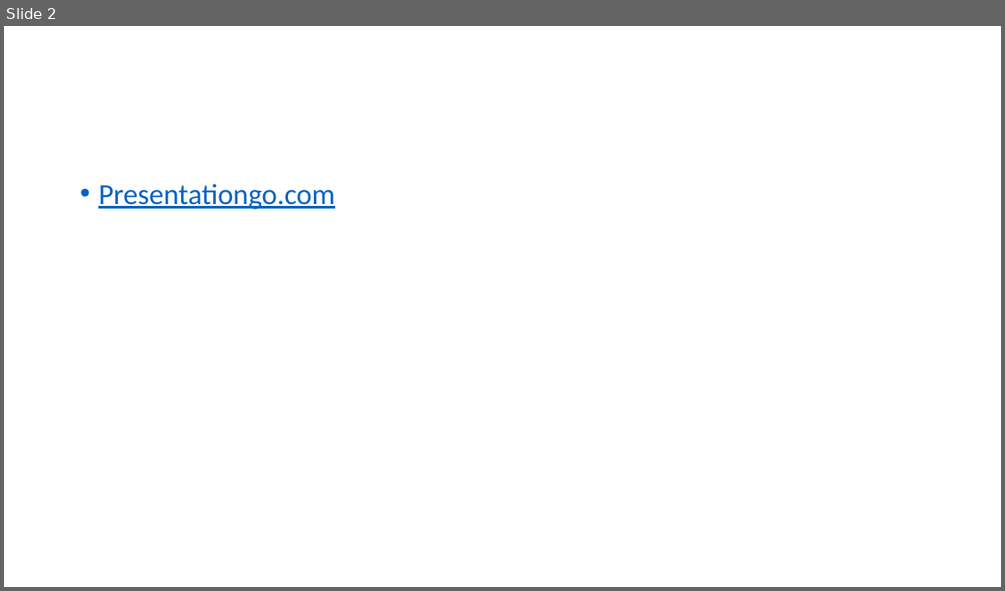
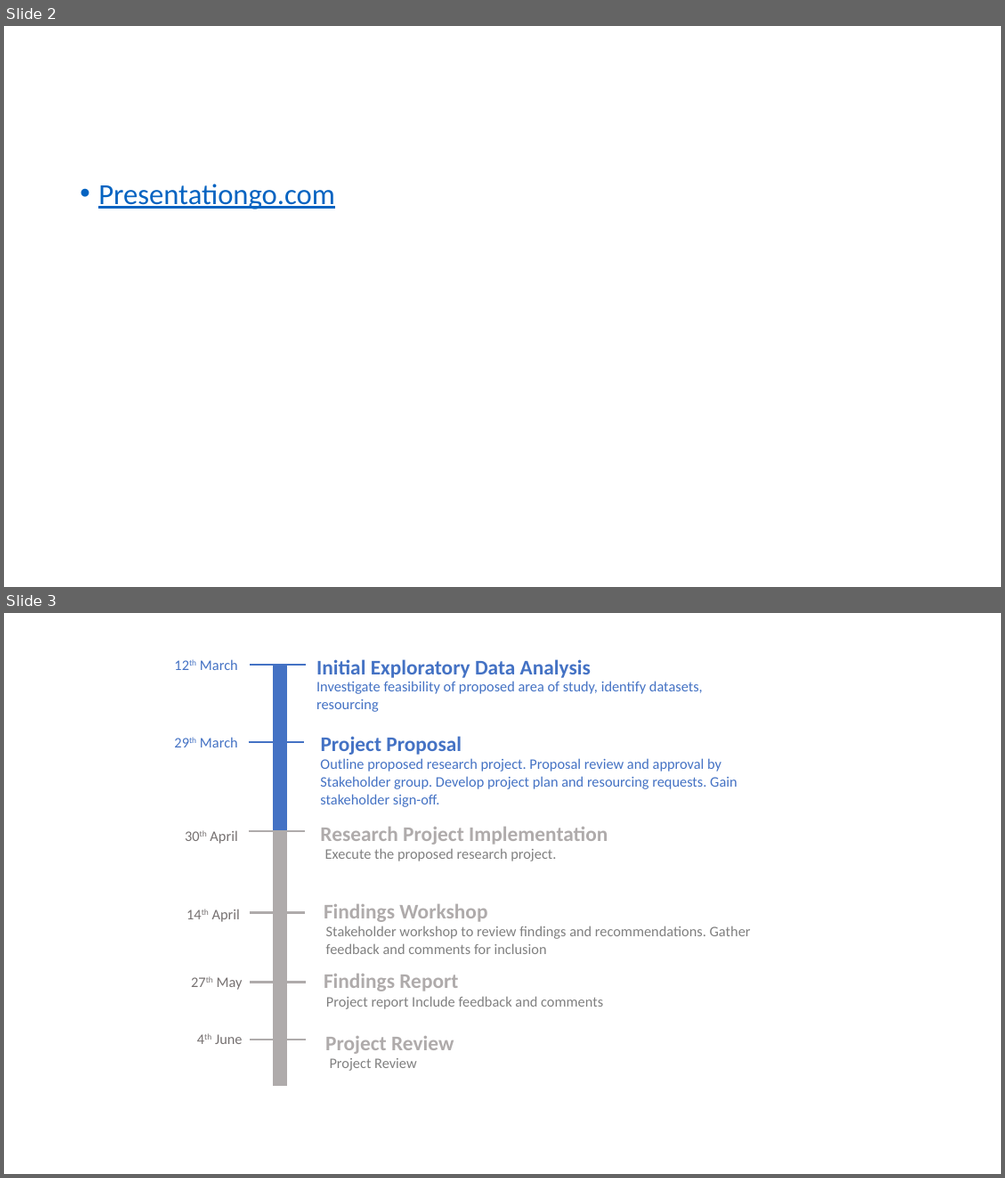
Before and after one commit to mark-brackenrig/Assignment-2, a slide deck: Project Documentation/Timeline - Ready for screenshot.pptx. Shown one above the other, each under a label of ours: slide 2 before the commit, slides 2 and 3 after it. The pictures are 1005x591 and 1005x1178 pixels, drawn with LibreOffice and Linux fonts; fonts in the diff are those of the drawing. Boxes give left, top, right and bottom in pixels: in the first picture for what was removed or moved away, otherwise in the second. Text is boxed around its words. In the diff, an @@ line names an element or a change of style, - is before the commit and + after.

Commit message:
added blue-grey version

```diff
--- a/Project Documentation/Timeline - Ready for screenshot.pptx
+++ b/Project Documentation/Timeline - Ready for screenshot.pptx
@@ slide 3 added at (x1=4, y1=613, x2=1001, y2=1174), background #FFFFFF @@
@@ text added at (x1=200, y1=659, x2=238, y2=670), 14 pt, text #4472C4 @@
+12th March
@@ rectangle added at (x1=274, y1=665, x2=287, y2=1086), fill #4472C4, outline #4472C4 1 pt @@
@@ text added at (x1=316, y1=659, x2=591, y2=678), 20 pt, text #4472C4, bold @@
+Initial Exploratory Data Analysis
@@ text added at (x1=316, y1=681, x2=703, y2=712), 14 pt, text #4472C4 @@
+Investigate feasibility of proposed area of study, identify datasets, resourcing
@@ text added at (x1=200, y1=737, x2=238, y2=747), 14 pt, text #4472C4 @@
+29th March
@@ line added from (249, 742) to (305, 742), #4472C4 2 pt @@
@@ text added at (x1=321, y1=736, x2=461, y2=755), 20 pt, text #4472C4, bold @@
+Project Proposal
@@ text added at (x1=320, y1=758, x2=736, y2=807), 14 pt, text #4472C4 @@
+Outline proposed research project. Proposal review and approval by Stakeholder group. Develop project plan and resourcing requests. Gain stakeholder sign-off.
@@ text added at (x1=210, y1=831, x2=237, y2=844), 14 pt, text #767171 @@
+30th April
@@ rectangle added at (x1=274, y1=831, x2=287, y2=1086), fill #AFABAB, outline #AFABAB 1 pt @@
@@ text added at (x1=320, y1=827, x2=607, y2=844), 20 pt, text #AFABAB, bold @@
+Research Project Implementation
@@ text added at (x1=325, y1=848, x2=556, y2=861), 14 pt, text #808080 @@
+Execute the proposed research project.
@@ text added at (x1=324, y1=904, x2=487, y2=922), 20 pt, text #AFABAB, bold @@
+Findings Workshop
@@ text added at (x1=212, y1=909, x2=240, y2=922), 14 pt, text #767171 @@
+14th April
@@ text added at (x1=326, y1=925, x2=751, y2=954), 14 pt, text #808080 @@
+Stakeholder workshop to review findings and recommendations. Gather feedback and comments for inclusion
@@ text added at (x1=217, y1=977, x2=243, y2=989), 14 pt, text #767171 @@
+27th May
@@ text added at (x1=324, y1=973, x2=458, y2=991), 20 pt, text #AFABAB, bold @@
+Findings Report
@@ text added at (x1=326, y1=996, x2=603, y2=1009), 14 pt, text #808080 @@
+Project report Include feedback and comments
@@ text added at (x1=215, y1=1034, x2=243, y2=1044), 14 pt, text #767171 @@
+4th June
@@ group added at (x1=249, y1=665, x2=306, y2=1039): 5 lines @@
@@ text added at (x1=325, y1=1036, x2=453, y2=1054), 20 pt, text #AFABAB, bold @@
+Project Review
@@ text added at (x1=330, y1=1058, x2=417, y2=1070), 14 pt, text #808080 @@
+Project Review
```
